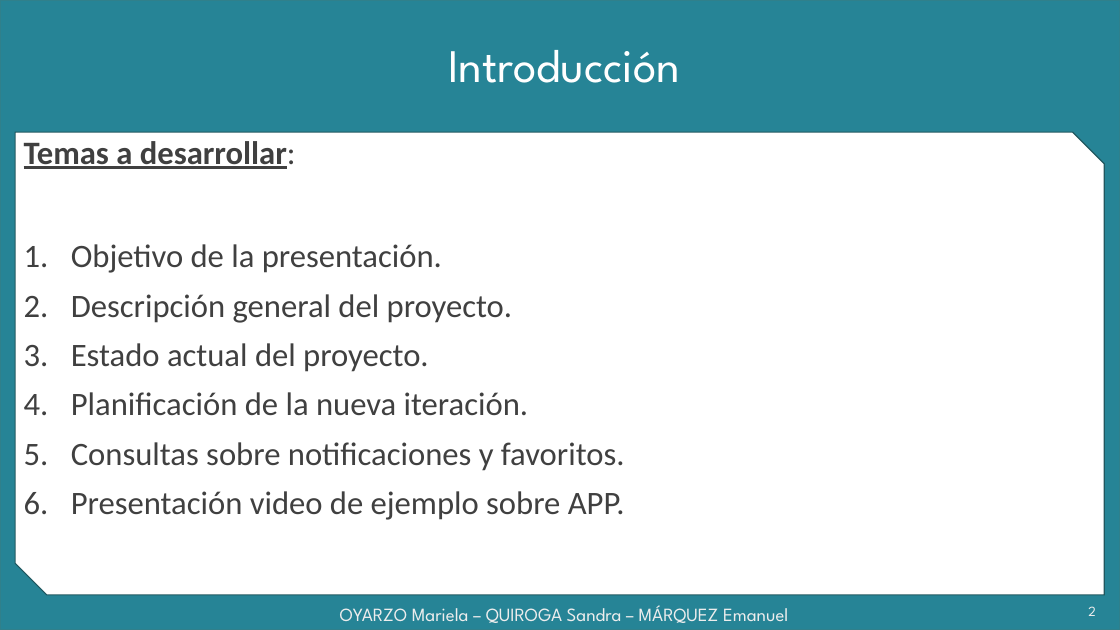
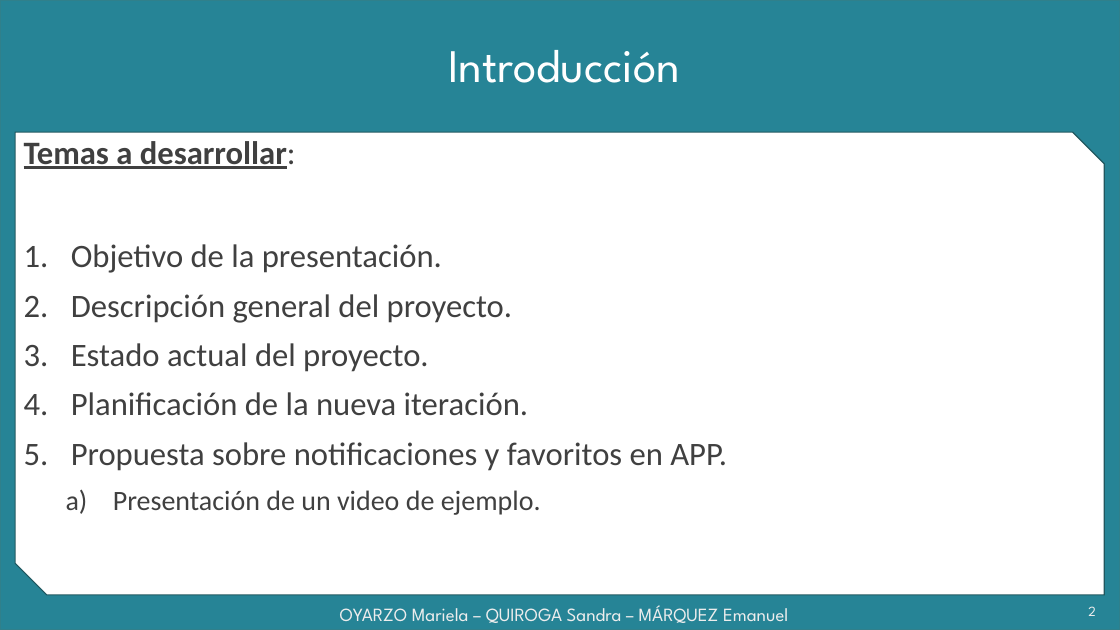
Before and after one commit to grupoyenu/yenu, a slide deck: slide 2 of 08. Presentaciones/Presentación 9 - 31.08.18.pptx. Drawn at 1120x630 pixels with LibreOffice and Linux fonts; fonts in the diff are those of the drawing; background and template pictures are left out. Boxes give left, top, right and bottom in pixels: in the first picture for what was removed or moved away, otherwise in the second. Text is boxed around its words. In the diff, an @@ line names an element or a change of style, - is before the commit and + after.

```diff
--- a/08. Presentaciones/Presentación 9 - 31.08.18.pptx
+++ b/08. Presentaciones/Presentación 9 - 31.08.18.pptx
@@ text at [71,442,727,515]: text changed @@
-5. Consultas sobre notificaciones y favoritos.
-6. Presentación video de ejemplo sobre APP.
+5. Propuesta sobre notificaciones y favoritos en APP.
+  a) Presentación de un video de ejemplo.
```
Also in this commit, not shown: 10 other slides changed, 2 slides added.
